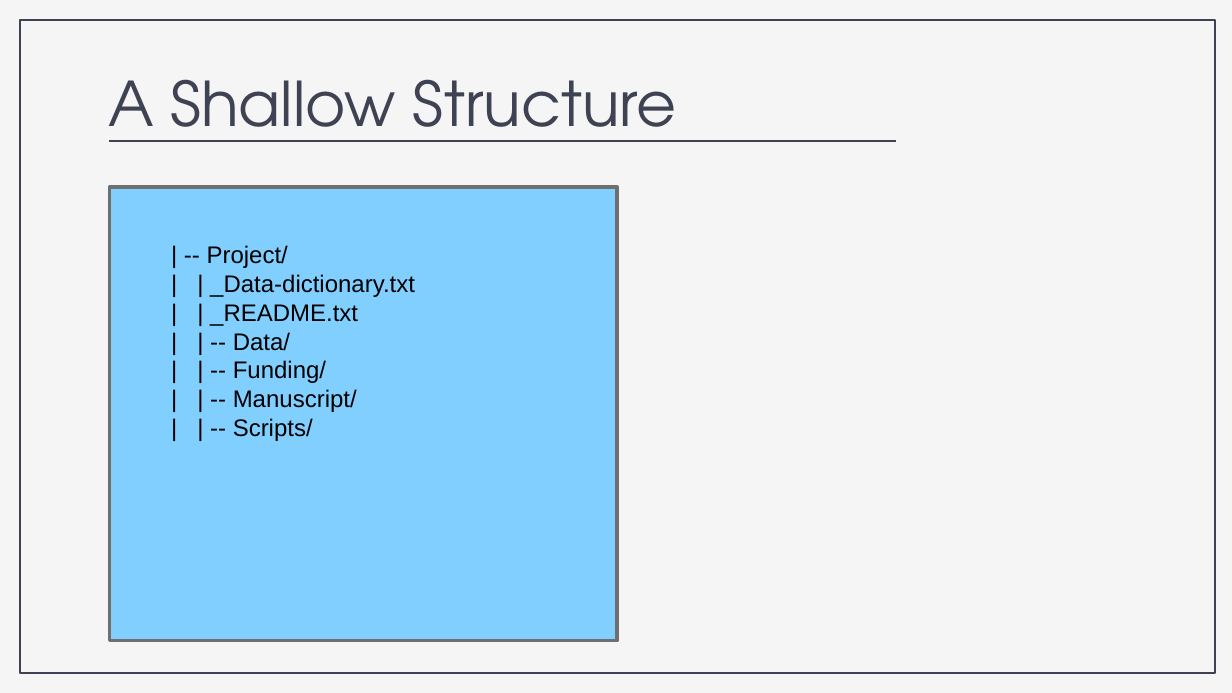
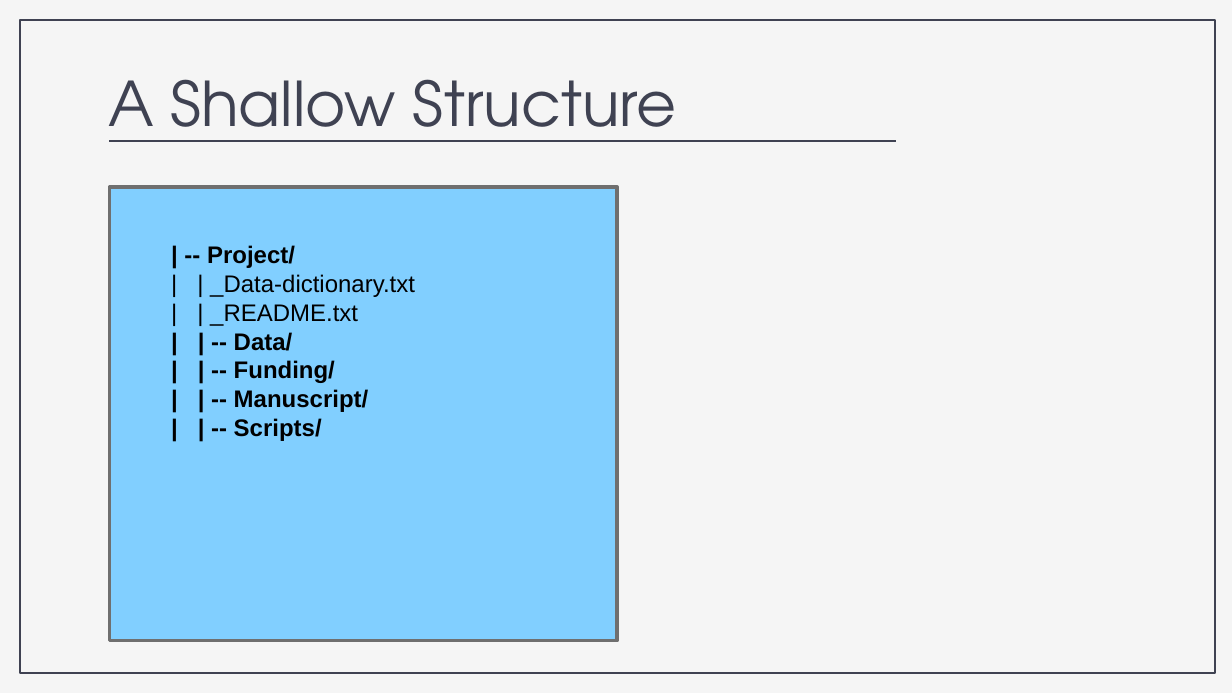
Before and after one commit to nickrochlin/rdm-jumpstart2, a slide deck: slide 20 of files/Block2-1_Files-and-Folders.pptx. Drawn at 1232x693 pixels with LibreOffice and Linux fonts; fonts in the diff are those of the drawing. Boxes give left, top, right and bottom in pixels: in the first picture for what was removed or moved away, otherwise in the second. Text is boxed around its words. In the diff, an @@ line names an element or a change of style, - is before the commit and + after.

```diff
--- a/files/Block2-1_Files-and-Folders.pptx
+++ b/files/Block2-1_Files-and-Folders.pptx
@@ text at (x1=207, y1=245, x2=369, y2=441): bold on in "| -- Project/", "| | -- Data/", "| | -- Funding/", "| | -- Manuscript/" and 1 more places @@
```
Also in this commit, not shown: 3 other slides changed, 4 other files.
